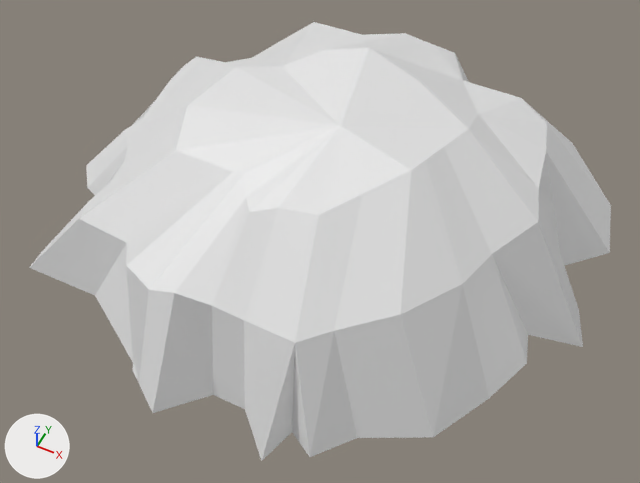
Renders of the glTF model game/assets/models/Quallenkopf.glb from each side of a commit.
Before and after are seen from a 50 mm camera at (3.23, -6.57, 7.08) aimed at (0.21, -0.53, -0.47). The lights are fixed; the arrows at lower left show +X, +Y and +Z. Vertices at the same position are counted once.

Names of what the first picture shows: 'Quallenkopf.001'.
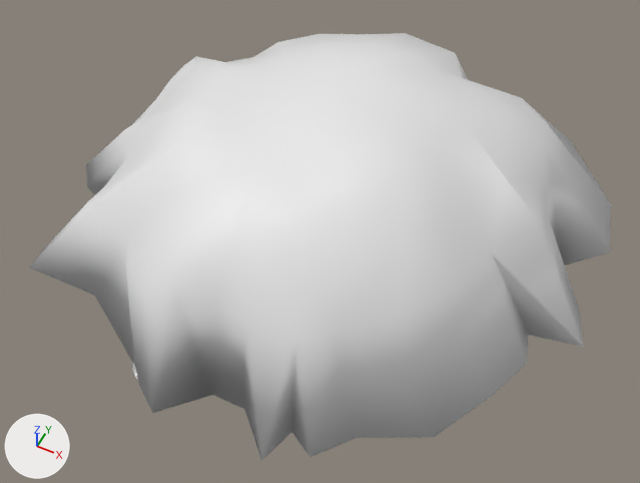
Boxes (x1, y1, x2, y2) around the edits, measured in the pictures (640 x 483 px):
'Quallenkopf.001', reshaped: before (29, 22, 611, 461); after (29, 33, 611, 461)
part 1 of me_cylinder_159, built on: before (79, 22, 547, 343); after (79, 33, 547, 343)

What the commit changed:
me_cylinder_159 is used by ob_quallenkopf_001; location (0.0, 0.0, 0.0).
me_cylinder_159 had 160 vertices, 316 faces and spanned x -3.41..3.29, y -3.09..3.07, z -1.15..1.26.
me_cylinder_159 now has 234 vertices, 464 faces and spans x -3.41..3.29, y -3.09..3.07, z -1.15..1.21.
Part 1, on me_cylinder_159:
12 vertices are removed from x -2.57..1.42, y -1.47..1.35, z -0.07..1.26.
77 faces are deleted.
1 vertex moves from x -1.08, y 1.88, z 0.6 to x -1.11, y 2.07, z 0.3.
86 vertices are added at x -2.57..1.96, y -1.99..1.72, z -0.06..1.21.
225 new faces join them.
